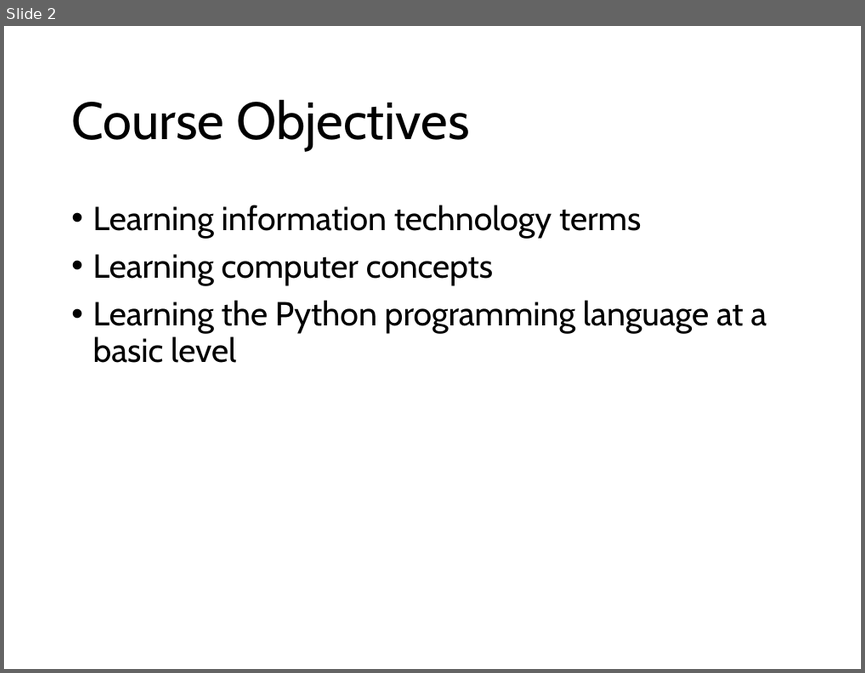
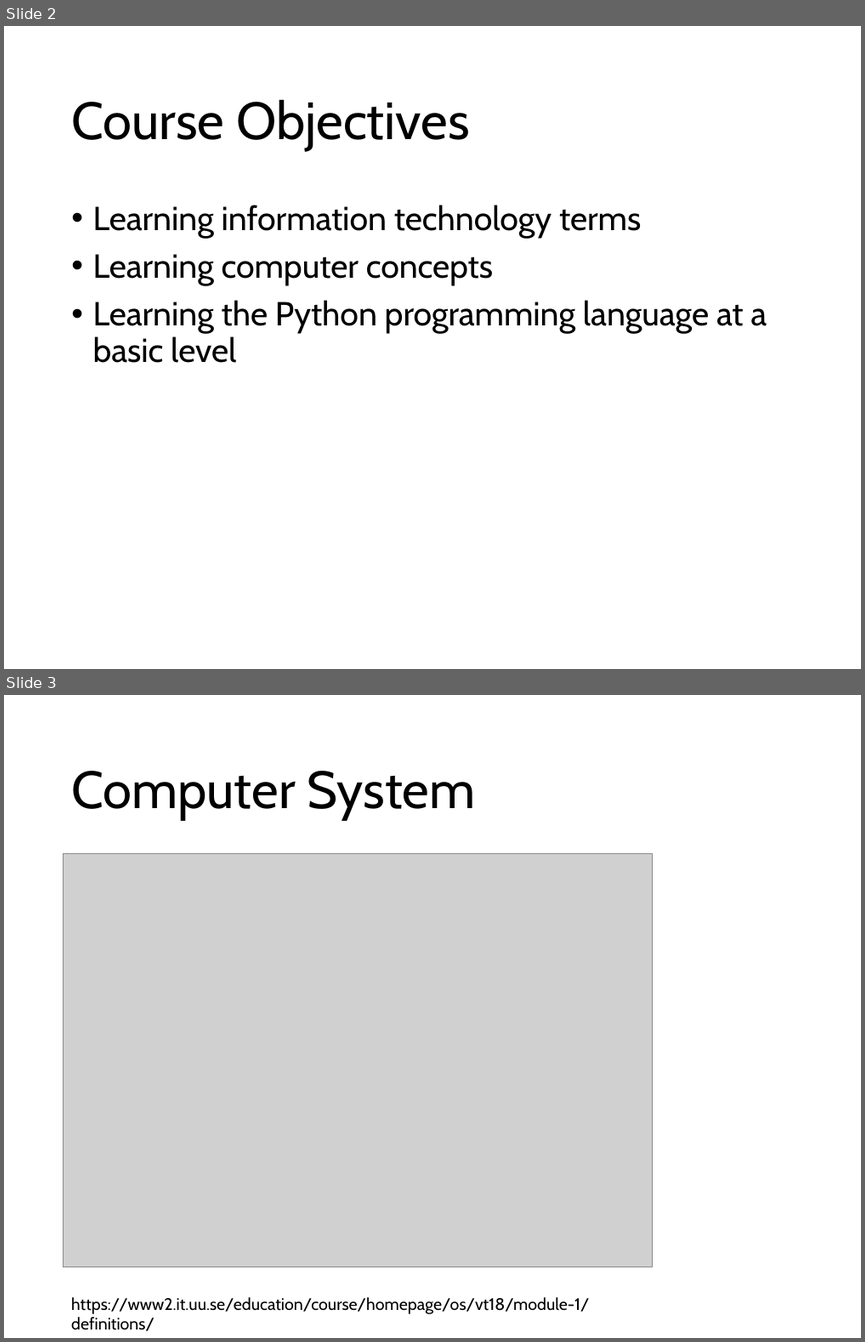
Before and after one commit to ihpar/bit_chem, a slide deck: lecture_notes/BIT_0.pptx. Shown one above the other, each under a label of ours: slide 2 before the commit, slides 2 and 3 after it. The pictures are 865x673 and 865x1342 pixels, drawn with LibreOffice and Linux fonts; fonts in the diff are those of the drawing; grey boxes stand for pictures. Boxes give left, top, right and bottom in pixels: in the first picture for what was removed or moved away, otherwise in the second. Text is boxed around its words. In the diff, an @@ line names an element or a change of style, - is before the commit and + after.

```diff
--- a/lecture_notes/BIT_0.pptx
+++ b/lecture_notes/BIT_0.pptx
@@ slide 3 added at bbox=[4, 695, 861, 1338], background #FFFFFF @@
@@ title added at bbox=[71, 771, 476, 820], 44 pt, text #000000 @@
+Computer System
@@ picture added at bbox=[64, 853, 652, 1267] @@
@@ text added at bbox=[71, 1297, 589, 1331], 14 pt, text #000000 @@
+https://www2.it.uu.se/education/course/homepage/os/vt18/module-1/definitions/
```
Also in this commit, not shown: 1 slide changed, 6 other slides added.
